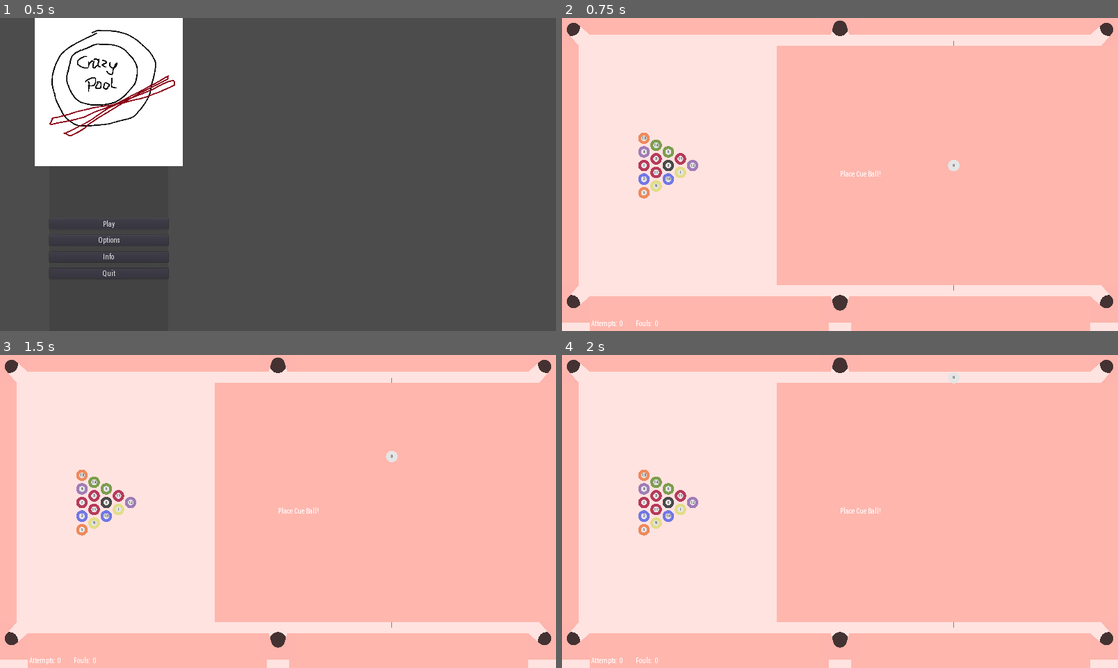
Above: before the commit, frames 1-4 (two rows, left to right).
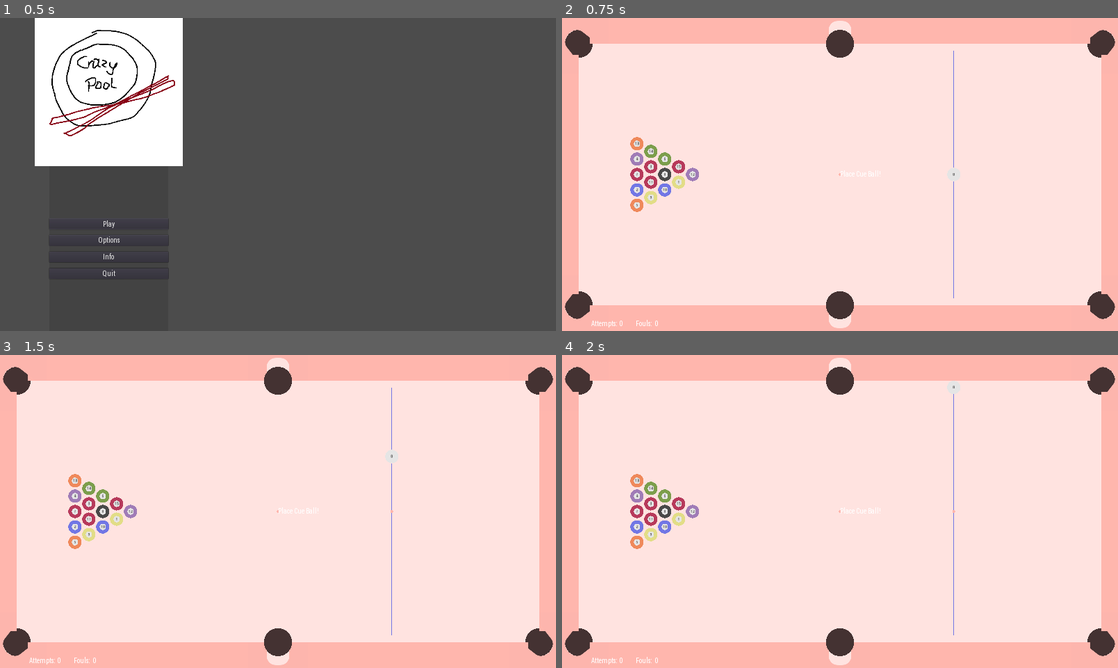
Above: after the commit, the same moments.

Repository: danielKlmr/BreakoutShot
Game: Godot game, scene res://UI/Main Menu.tscn
Two runs of this game, one before a commit and one after it. Both use one fixed random seed, a clock stepped at 60 frames per second and the inputs below.
Inputs (mouse positions are in pixels of both pictures, inside the frame that each line leads up to):
- Up to frame 1 (0.5 s): no input
- Up to frame 2 (0.75 s): click "Play" at 0.5 s
- Up to frame 3 (1.5 s): tap Enter at 1.25 s; drag from (127, 502) to (11, 364) at 1.27 s
- Up to frame 4 (2 s): no input

Frame 1 is identical in both runs. In frame 2, 53% of the frame differs, in the area x 0-100%, y 0-100%; in frame 3, 53%; in frame 4, 53%.

Commit message:
Hole improvements

Diff:
--- a/Ball/Ball.gd
+++ b/Ball/Ball.gd
@@ -1,6 +1,7 @@
 extends RigidBody2D
 
 # Member Variables
+var radius
 var number # Number displayed on the ball
 var suit
 var movement = Vector2(0, 0)
@@ -22,25 +23,28 @@
 # Linear damp in Project Settings set to 0.3 for realistic speed reduction
 
 func init(
+	radius:int = 20,
 	number:int = 0,
 	color:Color = Color(ColorN("white")),
 	pos:Vector2 = Vector2(0, 0),
 	suit = null
 	):
+	self.radius = radius
 	self.number = number
 	self.color = color
 	self.position = pos
 	self.suit = suit
 
+	get_node("CollisionShape2D").shape.radius = self.radius
+
 	return self
 
 func _ready():
-	get_node("CollisionShape2D").shape.radius = game_variables.ballradius
 	get_node("Label").text = str(number)
 
 func _draw():
-	draw_circle(Vector2(0,0), game_variables.ballradius, color)
-	draw_circle(Vector2(0,0), game_variables.ballradius / 2, game_variables.COLORS["white"])
+	draw_circle(Vector2(0,0), self.radius, color)
+	draw_circle(Vector2(0,0), self.radius / 2, game_variables.COLORS["white"])
 
 func _physics_process(delta):
 	if hit_mode == 1:
--- a/GameVariables.gd
+++ b/GameVariables.gd
@@ -6,6 +6,7 @@
 # Table
 var x_size = 0
 var y_size = 0
+var middle_spot_position = null
 var head_string_position = null
 var head_spot_position = null
 var food_spot_position = null
--- a/Table/Border/Border.gd
+++ b/Table/Border/Border.gd
@@ -7,12 +7,15 @@
 
 func _draw():
 	draw_rect(
-			Rect2(Vector2(-game_variables.OUTSIDE_DRAWING, -drawing_length / 2), Vector2(game_variables.OUTSIDE_DRAWING + game_variables.BORDER_THICKNESS, drawing_length)),
+			Rect2(
+				Vector2(-game_variables.OUTSIDE_DRAWING, -drawing_length / 2),
+				Vector2(game_variables.OUTSIDE_DRAWING, drawing_length)),
 			drawing_color)
 
 func set_size(length):
 	drawing_length = length
 	get_node("CollisionShape2D").scale.x = game_variables.BORDER_THICKNESS
+	get_node("CollisionShape2D").position.x = -game_variables.BORDER_THICKNESS
 	get_node("CollisionShape2D").scale.y = length / 2
 #	get_node("CollisionShape2D").shape = RectangleShape2D.new().set_extents(Vector2(game_variables.BORDER_THICKNESS, length))
 	update()
--- a/Table/Border/Cutout Corner.tscn
+++ b/Table/Border/Cutout Corner.tscn
@@ -6,12 +6,10 @@
 [node name="Cutout Corner" type="StaticBody2D"]
 
 [node name="CollisionPolygon2D" type="CollisionPolygon2D" parent="."]
-position = Vector2( 64, 64 )
-polygon = PoolVector2Array( 52, 128, -21.4302, 44.424, -28.2184, 32.2618, -31.1883, 18.2611, -28.875, 2.98818, -22.9353, -10.5883, -12.8033, -20.645, 2.59392, -29.5047, 20.9255, -31.1865, 34.548, -27.1502, 46.3205, -19.9185, 128, 52, 128, -128, -128, -128, -128, 128 )
+polygon = PoolVector2Array( 0, 128, 0, 80, -51, 15, -57, 5, -59, -6, -57, -20, -48, -36, -38, -47, -26, -55, -11, -58, 3, -58, 15, -51, 80, 0, 128, 0, 128, -128, -128, -128, -128, 128 )
+
+[node name="Sprite" type="Sprite" parent="."]
+texture = ExtResource( 1 )
 
 [node name="Area2D" parent="." instance=ExtResource( 2 )]
-position = Vector2( 64, 64 )
-
-[node name="Sprite" type="Sprite" parent="."]
-position = Vector2( 64, 64 )
-texture = ExtResource( 1 )
+z_index = -1
--- a/Table/Border/Cutout Middle.tscn
+++ b/Table/Border/Cutout Middle.tscn
@@ -6,12 +6,9 @@
 [node name="Cutout Middle" type="StaticBody2D"]
 
 [node name="CollisionPolygon2D" type="CollisionPolygon2D" parent="."]
-position = Vector2( 64, 64 )
-polygon = PoolVector2Array( -128, 52, -192, 52, -192, -128, 64, -128, 64, 52, 0, 52, -20.5694, -17.5557, -26.4062, -28.1068, -35.1614, -37.76, -46.1615, -43.5968, -57.6106, -46.7397, -69.9577, -46.9642, -81.1823, -44.0458, -93.0804, -37.311, -101.836, -27.4334, -107.672, -18.0047 )
+polygon = PoolVector2Array( -65, 0, -128, 0, -128, -128, 128, -128, 128, 0, 65, 0, 50, -63, 44, -77, 35, -89, 22, -96, 9, -98, -8, -98, -21, -96, -32, -91, -41, -81, -49, -66 )
 
 [node name="Area2D" parent="." instance=ExtResource( 2 )]
-position = Vector2( 0, 64 )
 
 [node name="Sprite" type="Sprite" parent="."]
-position = Vector2( 0, 64 )
 texture = ExtResource( 1 )
--- a/Table/Border/Hole Middle.svg
+++ b/Table/Border/Hole Middle.svg
@@ -2,12 +2,12 @@
 <!-- Created with Inkscape (http://www.inkscape.org/) -->
 
 <svg
-   width="256"
-   height="256"
-   viewBox="0 0 67.733331 67.733331"
+   width="67.73333mm"
+   height="67.73333mm"
+   viewBox="0 0 67.73333 67.73333"
    version="1.1"
    id="svg5"
-   inkscape:version="1.1 (c68e22c387, 2021-05-23)"
+   inkscape:version="1.2 (dc2aedaf03, 2022-05-15)"
    sodipodi:docname="Hole Middle.svg"
    inkscape:export-filename="D:\Bildung\Informatik\Objektorientierte Programmierung 1\Pool\Pool Godot\Table\Border\Hole Corner.png"
    inkscape:export-xdpi="96"
@@ -33,68 +33,158 @@
      inkscape:object-paths="true"
      inkscape:snap-tangential="true"
      inkscape:snap-intersection-paths="true"
-     inkscape:zoom="3.6203867"
-     inkscape:cx="111.45218"
-     inkscape:cy="148.60291"
-     inkscape:window-width="2560"
-     inkscape:window-height="1406"
-     inkscape:window-x="1909"
+     inkscape:zoom="4.6874998"
+     inkscape:cx="362.88002"
+     inkscape:cy="100.05334"
+     inkscape:window-width="1920"
+     inkscape:window-height="974"
+     inkscape:window-x="-11"
      inkscape:window-y="-11"
      inkscape:window-maximized="1"
-     inkscape:current-layer="layer2"
+     inkscape:current-layer="g3251"
      inkscape:object-nodes="true"
      inkscape:snap-nodes="true"
      inkscape:snap-center="false"
-     inkscape:snap-smooth-nodes="true">
-    <sodipodi:guide
-       position="33.866666,33.866668"
+     inkscape:snap-smooth-nodes="true"
+     inkscape:showpageshadow="2"
+     inkscape:deskcolor="#dcdcdc">
+    <sodipodi:guide
+       position="33.866667,33.866666"
        orientation="-1,0"
        id="guide2424"
        inkscape:label=""
        inkscape:locked="false"
        inkscape:color="rgb(0,0,255)" />
     <sodipodi:guide
-       position="105.38709,33.866666"
+       position="105.38709,33.866664"
        orientation="0,1"
        id="guide2426"
        inkscape:label=""
        inkscape:locked="false"
        inkscape:color="rgb(0,0,255)" />
     <sodipodi:guide
-       position="15.10794,20.108333"
+       position="105.31657,47.360413"
        orientation="0,1"
        id="guide3003"
        inkscape:label=""
        inkscape:locked="false"
        inkscape:color="rgb(0,0,255)" />
     <sodipodi:guide
-       position="47.624998,53.847844"
-       orientation="-1,0"
+       position="118.79792,33.866664"
+       orientation="-0.97437006,-0.22495105"
        id="guide3536"
        inkscape:label=""
        inkscape:locked="false"
        inkscape:color="rgb(0,0,255)" />
     <sodipodi:guide
-       position="16.933333,46.685856"
-       orientation="-1,0"
+       position="84.402084,33.866664"
+       orientation="0.97437006,-0.22495105"
        id="guide3720"
        inkscape:label=""
        inkscape:locked="false"
        inkscape:color="rgb(0,0,255)" />
     <sodipodi:guide
-       position="67.733331,-2.2056733"
+       position="67.733334,-2.205677"
        orientation="-1,0"
        id="guide4843"
        inkscape:label=""
        inkscape:locked="false"
        inkscape:color="rgb(0,0,255)" />
     <sodipodi:guide
-       position="71.400635,0"
+       position="71.400638,-3.5603841e-06"
        orientation="0,1"
        id="guide4845"
        inkscape:label=""
        inkscape:locked="false"
        inkscape:color="rgb(0,0,255)" />
+    <inkscape:page
+       x="0"
+       y="0"
+       width="67.73333"
+       height="67.73333"
+       id="page1216"
+       inkscape:export-filename="Hole Corner.png"
+       inkscape:export-xdpi="96"
+       inkscape:export-ydpi="96" />
+    <inkscape:page
+       x="67.73333"
+       y="0"
+       width="67.733337"
+       height="67.733337"
+       id="page1218"
+       inkscape:export-filename="Hole Middle.png"
+       inkscape:export-xdpi="96"
+       inkscape:export-ydpi="96" />
+    <sodipodi:guide
+       position="101.6,41.481702"
+       orientation="-1,0"
+       id="guide3700"
+       inkscape:locked="false"
+       inkscape:label=""
+       inkscape:color="rgb(0,134,229)" />
+    <sodipodi:guide
+       position="84.402084,37.760999"
+       orientation="-1,0"
+       id="guide3702"
+       inkscape:locked="false"
+       inkscape:label=""
+       inkscape:color="rgb(0,134,229)" />
+    <sodipodi:guide
+       position="118.79792,33.866664"
+       orientation="-1,0"
+       id="guide3704"
+       inkscape:locked="false"
+       inkscape:label=""
+       inkscape:color="rgb(0,134,229)" />
+    <sodipodi:guide
+       position="96.833004,59.79583"
+       orientation="0,1"
+       id="guide3706"
+       inkscape:locked="false"
+       inkscape:label=""
+       inkscape:color="rgb(0,134,229)" />
+    <sodipodi:guide
+       position="55.297917,33.866664"
+       orientation="-0.61566148,-0.78801075"
+       id="guide3736"
+       inkscape:locked="false"
+       inkscape:label=""
+       inkscape:color="rgb(0,134,229)" />
+    <sodipodi:guide
+       position="33.866667,12.702952"
+       orientation="0.78801075,0.61566148"
+       id="guide3738"
+       inkscape:locked="false"
+       inkscape:label=""
+       inkscape:color="rgb(0,134,229)" />
+    <sodipodi:guide
+       position="55.297917,27.903906"
+       orientation="-1,0"
+       id="guide3740"
+       inkscape:locked="false"
+       inkscape:label=""
+       inkscape:color="rgb(0,134,229)" />
+    <sodipodi:guide
+       position="55.297917,12.702952"
+       orientation="0,1"
+       id="guide3742"
+       inkscape:locked="false"
+       inkscape:label=""
+       inkscape:color="rgb(0,134,229)" />
+    <sodipodi:guide
+       position="20.372917,38.536146"
+       orientation="-1,0"
+       id="guide3744"
+       inkscape:locked="false"
+       inkscape:label=""
+       inkscape:color="rgb(0,134,229)" />
+    <sodipodi:guide
+       position="20.372917,47.360413"
+       orientation="-0.70710678,0.70710678"
+       id="guide3750"
+       inkscape:locked="false"
+       inkscape:label=""
+       inkscape:color="rgb(0,134,229)" />
   </sodipodi:namedview>
   <defs
      id="defs2" />
@@ -135,12 +225,12 @@
      inkscape:label="Middle"
      inkscape:groupmode="layer"
      id="g3251"
-     style="display:none">
+     style="display:inline">
     <path
        id="rect4304"
-       style="display:inline;fill:#fefefe;fill-opacity:1;stroke:none;stroke-width:7.55906;stroke-linejoin:round;stroke-miterlimit:4;stroke-dasharray:none;paint-order:stroke markers fill"
-       d="M -2.4863281,-5.8007812 V 180 H 64 l 18.861328,-65.08203 0.02539,-0.002 A 46.995789,46.995789 0 0 1 128,81.003906 46.995789,46.995789 0 0 1 173.13672,114.91797 h 0.002 L 192,180 h 75.92773 V -5.8007812 Z"
-       transform="scale(0.26458332)" />
+       style="display:inline;fill:#fefefe;fill-opacity:1;stroke:none;stroke-width:2;stroke-linejoin:round;stroke-miterlimit:4;stroke-dasharray:none;paint-order:stroke markers fill"
+       d="m 67.733334,0 v 33.866665 l 16.66875,1e-6 3.115277,-13.493749 v 0 C 90.336302,8.0076201 96.06837,7.9403774 101.6,7.9375002 c 5.53405,1.947e-4 11.2117,0 14.08264,12.4354168 v 0 l 3.11528,13.493749 16.66875,3e-6 V 0 Z"
+       sodipodi:nodetypes="cccccccccccc" />
     <path
        id="path4329"
        style="display:none;fill:#000000;fill-opacity:1;stroke:none;stroke-width:6.00843;stroke-linejoin:round;paint-order:stroke markers fill"
@@ -152,13 +242,15 @@
      inkscape:groupmode="layer"
      id="layer2"
      inkscape:label="Corner"
-     style="display:inline">
+     style="display:inline"
+     transform="translate(-13.758331,-13.758331)">
     <path
        id="rect4751"
        style="display:inline;fill:#fefefe;fill-opacity:1;stroke:none;stroke-width:7.55906;stroke-linejoin:round;stroke-miterlimit:4;stroke-dasharray:none;paint-order:stroke markers fill"
        inkscape:label="Rect"
-       d="M -3.8671875,-4.4199219 V 180 h 2.2089844 v 80.74609 H 180 V 256 l -71.27539,-80.94727 0.0215,-0.0215 A 46.995789,46.995789 0 0 1 97,143.99609 46.995789,46.995789 0 0 1 143.99609,97 46.995789,46.995789 0 0 1 175.05273,108.72461 L 256,180 h 19.10938 V -4.4199219 H 180 -1.6582031 Z"
-       transform="scale(0.26458332)" />
+       d="M 51.999994,51.999994 V 307.99999 L 180,308.00001 v -48.01117 l -51,-65.27703 v 0 C 100.17829,157.82171 158.26522,99.734783 195.72298,129 l 65.27703,51 h 47 l -2e-5,-128.000006 z"
+       transform="scale(0.26458332)"
+       sodipodi:nodetypes="ccccccccccc" />
     <path
        id="path4761"
        style="display:none;fill:#fefefe;fill-opacity:1;stroke:none;stroke-width:7.55906;stroke-linejoin:round;stroke-miterlimit:4;stroke-dasharray:none;paint-order:stroke markers fill"
--- a/Table/Border/Hole.gd
+++ b/Table/Border/Hole.gd
@@ -2,7 +2,8 @@
 
 onready var game_variables = get_node("/root/GameVariables")
 
-onready var radius = game_variables.ballradius * 1.5 / game_variables.BORDER_SCALE
+#onready var radius = game_variables.ballradius * 1.5 / game_variables.BORDER_SCALE
+var radius = 60
 
 func _draw():
 	draw_circle(Vector2(0,0), radius, Color(0.27, 0.2, 0.2, 1))
--- a/Table/Table.gd
+++ b/Table/Table.gd
@@ -1,9 +1,17 @@
-extends Control
+extends Node2D
 
 # Singleton
 onready var game_variables = get_node("/root/GameVariables")
 
+# Field size (mm)
+# https://de.wikipedia.org/wiki/Billardtisch_(Pool)
+var STANDARD_LENGTH = 2240
+var STANDARD_WIDTH = 1120
+var STANDARD_BALL_DIAMETER = 57.2
+
 # Member variables
+var mm_to_px_scaling_factor
+var ball_radius
 var balls = []
 var table_color
 var border_color
@@ -15,6 +23,8 @@
 onready var HeadString = get_node("HeadString")
 onready var Ball = preload("res://Ball/Ball.tscn")
 onready var BallPositioner = preload("res://Ball/BallPositioner.tscn")
+onready var cameraPosition = get_node("CameraPosition")
+onready var camera = get_node("CameraPosition/Camera")
 
 func _ready():
 	_set_color()
@@ -28,6 +38,7 @@
 	draw_polyline(HeadString.get_curve().get_baked_points(), game_variables.COLORS["blue"], 2.0)
 	draw_circle(game_variables.food_spot_position, 5, border_color)
 	draw_circle(game_variables.head_spot_position, 5, border_color)
+	draw_circle(Vector2(cameraPosition.position.x, cameraPosition.position.y), 5, border_color)
 
 func _set_color():
 	randomize()
@@ -37,6 +48,7 @@
 
 func _check_table_size():
 	var window = OS.get_window_size()
+
 	game_variables.x_size = window.x
 	game_variables.y_size = window.y
 
@@ -46,6 +58,11 @@
 
 	game_variables.table_size.x = game_variables.window_size.x - 2 * game_variables.BORDER_THICKNESS
 	game_variables.table_size.y = round(game_variables.table_size.x / 2)
+
+	game_variables.middle_spot_position = Vector2(game_variables.window_size.x / 2, game_variables.window_size.y / 2)
+
+	cameraPosition.position.x = game_variables.window_size.x / 2
+	cameraPosition.position.y = game_variables.window_size.y / 2
 
 	if(window.x * 1.1 > window.y):
 		game_variables.orientation = 0
@@ -55,24 +72,35 @@
 		game_variables.orientation = 2
 
 func _setup_table():
+	# TODO CHECK https://github.com/vrojak/godot-multiplayer-billiards
+	#https://www.youtube.com/watch?v=pJ0SW4ayXzU
 	border_color = table_color
 	border_color.s += BORDER_SATURATION_SHIFT
 
+	var top = game_variables.middle_spot_position.y - (game_variables.table_size.y / 2)
+	var bottom = game_variables.middle_spot_position.y + (game_variables.table_size.y / 2)
+	var left = game_variables.middle_spot_position.x - (game_variables.table_size.x / 2)
+	var right = game_variables.middle_spot_position.x + (game_variables.table_size.x / 2)
+
 	get_node("Border").get_child(0).set_size(game_variables.table_size.y - 2 * game_variables.CUTOUT_OVERLAP)
-	get_node("Border").get_child(0).position = Vector2(0, game_variables.table_size.y / 2 + game_variables.BORDER_THICKNESS)
+	get_node("Border").get_child(0).position = Vector2(left, game_variables.middle_spot_position.y)
 	get_node("Border").get_child(2).set_size((game_variables.table_size.x - 4 * game_variables.CUTOUT_OVERLAP) / 2)
-	get_node("Border").get_child(2).position = Vector2((game_variables.table_size.x - 4 * game_variables.CUTOUT_OVERLAP) / 4 + game_variables.CUTOUT_OVERLAP + game_variables.BORDER_THICKNESS, 0)
+	get_node("Border").get_child(2).position = Vector2((game_variables.table_size.x - 4 * game_variables.CUTOUT_OVERLAP) / 4 + game_variables.CUTOUT_OVERLAP + game_variables.BORDER_THICKNESS, top)
 	get_node("Border").get_child(4).set_size((game_variables.table_size.x - 4 * game_variables.CUTOUT_OVERLAP) / 2)
-	get_node("Border").get_child(4).position = Vector2(game_variables.table_size.x - ((game_variables.table_size.x - 4 * game_variables.CUTOUT_OVERLAP) / 4 + game_variables.CUTOUT_OVERLAP) + game_variables.BORDER_THICKNESS, 0)
+	get_node("Border").get_child(4).position = Vector2(game_variables.table_size.x - ((game_variables.table_size.x - 4 * game_variables.CUTOUT_OVERLAP) / 4 + game_variables.CUTOUT_OVERLAP) + game_variables.BORDER_THICKNESS, top)
 	get_node("Border").get_child(1).set_size(game_variables.table_size.y - 2 * game_variables.CUTOUT_OVERLAP)
-	get_node("Border").get_child(1).position = Vector2(game_variables.x_size, game_variables.table_size.y / 2 + game_variables.BORDER_THICKNESS)
+	get_node("Border").get_child(1).position = Vector2(right, game_variables.middle_spot_position.y)
 	get_node("Border").get_child(3).set_size((game_variables.table_size.x - 4 * game_variables.CUTOUT_OVERLAP) / 2)
-	get_node("Border").get_child(3).position = Vector2((game_variables.table_size.x - 4 * game_variables.CUTOUT_OVERLAP) / 4 + game_variables.CUTOUT_OVERLAP + game_variables.BORDER_THICKNESS, game_variables.table_size.y + 2 * game_variables.BORDER_THICKNESS)
+	get_node("Border").get_child(3).position = Vector2((game_variables.table_size.x - 4 * game_variables.CUTOUT_OVERLAP) / 4 + game_variables.CUTOUT_OVERLAP + game_variables.BORDER_THICKNESS, bottom)
 	get_node("Border").get_child(5).set_size((game_variables.table_size.x - 4 * game_variables.CUTOUT_OVERLAP) / 2)
-	get_node("Border").get_child(5).position = Vector2(game_variables.table_size.x - ((game_variables.table_size.x - 4 * game_variables.CUTOUT_OVERLAP) / 4 + game_variables.CUTOUT_OVERLAP) + game_variables.BORDER_THICKNESS, game_variables.table_size.y + 2 * game_variables.BORDER_THICKNESS)
-	get_node("Holes").get_node("Cutout Corner4").position = Vector2(0, game_variables.table_size.y + 2 * game_variables.BORDER_THICKNESS)
-	get_node("Holes").get_node("Cutout Corner3").position = Vector2(game_variables.window_size.x, game_variables.table_size.y + 2 * game_variables.BORDER_THICKNESS)
-	get_node("Holes").get_node("Cutout Middle").position = Vector2(game_variables.window_size.x / 2, game_variables.table_size.y + 2 * game_variables.BORDER_THICKNESS)
+	get_node("Border").get_child(5).position = Vector2(game_variables.table_size.x - ((game_variables.table_size.x - 4 * game_variables.CUTOUT_OVERLAP) / 4 + game_variables.CUTOUT_OVERLAP) + game_variables.BORDER_THICKNESS, bottom)
+
+	get_node("Holes").get_node("Cutout Corner").position = Vector2(left, top)
+	get_node("Holes").get_node("Cutout Corner2").position = Vector2(right, top)
+	get_node("Holes").get_node("Cutout Middle2").position = Vector2(game_variables.middle_spot_position.x, top)
+	get_node("Holes").get_node("Cutout Corner4").position = Vector2(left, bottom)
+	get_node("Holes").get_node("Cutout Corner3").position = Vector2(right, bottom)
+	get_node("Holes").get_node("Cutout Middle").position = Vector2(game_variables.middle_spot_position.x, bottom)
 
 	for border in get_node("Border").get_children():
 		border.set_color(border_color)
@@ -80,16 +108,23 @@
 	for cutout in get_node("Holes").get_children():
 		cutout.get_node("Sprite").set_modulate(border_color)
 
+	mm_to_px_scaling_factor = game_variables.table_size.x / STANDARD_LENGTH
+	ball_radius = round(mm_to_px_scaling_factor * STANDARD_BALL_DIAMETER / 2)
+
+	for hole in get_node("Holes").get_children():
+		hole.scale.x = mm_to_px_scaling_factor
+		hole.scale.y = mm_to_px_scaling_factor
+
 	game_variables.head_string_position = game_variables.table_size.x * 3 / 4 # 3/4 of the tables length
-	var head_line_top = game_variables.BORDER_THICKNESS + game_variables.ballradius
-	var head_line_bottom = head_line_top + game_variables.table_size.y - (2 * game_variables.ballradius)
+	var head_line_top = game_variables.middle_spot_position.y - (game_variables.table_size.y / 2) + ball_radius
+	var head_line_bottom = game_variables.middle_spot_position.y + (game_variables.table_size.y / 2) - ball_radius
 	HeadString.get_curve().clear_points()
 	HeadString.get_curve().add_point(Vector2(game_variables.head_string_position, head_line_top))
 	HeadString.get_curve().add_point(Vector2(game_variables.head_string_position, head_line_bottom))
 	update() # TODO Remove
 
-	game_variables.head_spot_position = Vector2(game_variables.head_string_position, game_variables.BORDER_THICKNESS + (game_variables.table_size.y / 2))
-	game_variables.food_spot_position = Vector2(game_variables.table_size.x * 1 / 4, game_variables.BORDER_THICKNESS + (game_variables.table_size.y / 2))
+	game_variables.head_spot_position = Vector2(game_variables.head_string_position, game_variables.middle_spot_position.y)
+	game_variables.food_spot_position = Vector2(game_variables.table_size.x * 1 / 4, game_variables.middle_spot_position.y)
 
 func _init_balls():
 	var colors = [
@@ -110,7 +145,7 @@
 			suit = suits.Solid
 		else:
 			suit = suits.Stripe
-		var ball = Ball.instance().init(ball_index + 1, colors[ball_index % len(colors)], Vector2(0,0), suit)
+		var ball = Ball.instance().init(ball_radius, ball_index + 1, colors[ball_index % len(colors)], Vector2(0,0), suit)
 		balls.append(ball)
 
 	eight_ball = balls[7]
@@ -128,8 +163,8 @@
 
 	balls.insert(4, eight_ball) # Insert always after the given index
 	var assignment_iterator = 0
-	var distance_rows = game_variables.ballradius * 2 + 7
-	var distance_columns = game_variables.ballradius * 2 + 2
+	var distance_rows = ball_radius * 2 + 7
+	var distance_columns = ball_radius * 2 + 2
 
 	# Place balls from the front column to the rear column
 	for column in range(5):
@@ -143,7 +178,7 @@
 
 
 func setup_cue_ball():
-	self.cue_ball = Ball.instance().init(0, game_variables.COLORS["white"], game_variables.head_spot_position)
+	self.cue_ball = Ball.instance().init(ball_radius, 0, game_variables.COLORS["white"], game_variables.head_spot_position)
 	print(game_variables.head_spot_position)
 
 	if GAMEPLAY.current_turn_state == GAMEPLAY.turn_states.PlaceBallKitchen:
--- a/Table/Table.tscn
+++ b/Table/Table.tscn
@@ -16,17 +16,7 @@
 "points": PoolVector2Array( 0, 0, 0, 0, 1434.16, 100.879, 0, 0, 0, 0, 1436.47, 996.74 )
 }
 
-[node name="Table" type="Control"]
-anchor_left = 0.5
-anchor_top = 0.5
-anchor_right = 0.5
-anchor_bottom = 0.5
-margin_left = -960.0
-margin_top = -540.0
-margin_right = 960.0
-margin_bottom = 540.0
-size_flags_horizontal = 3
-size_flags_vertical = 3
+[node name="Table" type="Node2D"]
 script = ExtResource( 1 )
 
 [node name="Border" type="Node" parent="."]
@@ -198,6 +188,11 @@
 custom_fonts/font = ExtResource( 2 )
 text = "X"
 
+[node name="CameraPosition" type="Node2D" parent="."]
+
+[node name="Camera" type="Camera2D" parent="CameraPosition"]
+current = true
+
 [connection signal="pressed" from="InGameMenu/VBoxContainer/ContinueButton" to="InGameMenu/VBoxContainer" method="_on_ContinueButton_pressed"]
 [connection signal="pressed" from="InGameMenu/VBoxContainer/RestartButton" to="InGameMenu/VBoxContainer" method="_on_RestartButton_pressed"]
 [connection signal="pressed" from="InGameMenu/VBoxContainer/BackToMenuButton" to="InGameMenu/VBoxContainer" method="_on_BackToMenuButton_pressed"]
Binary file changed: Table/Border/Hole Corner.png
Not shown, changed: Table/Border/Hole Corner.png.import
Binary file changed: Table/Border/Hole Middle.png
Not shown, changed: Table/Border/Hole Middle.png.import
Not shown, changed: Table/Border/Hole Middle.svg.import
Not shown, changed: UI/Infotext.txt
